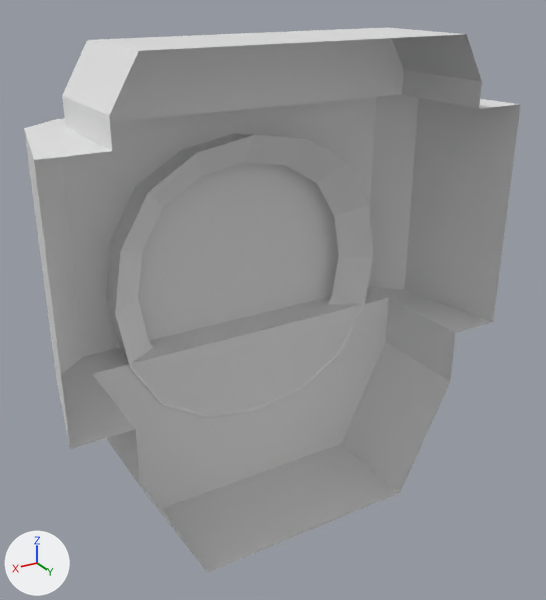
The FBX model Assets/Art/Hero Assets/Assets/SM_Camera.fbx, before and after one commit.
Both versions are drawn from a 50 mm camera at (0.312, 0.453, 0.252) aimed at (-0.015, -0.091, -0.02). Every picture has the same lights, and +X, +Y and +Z are marked at lower left. The picture after the commit comes second. Where no turn or scale is listed for an object, it has been applied to the vertices.

Objects in the first picture: 'Camera'.
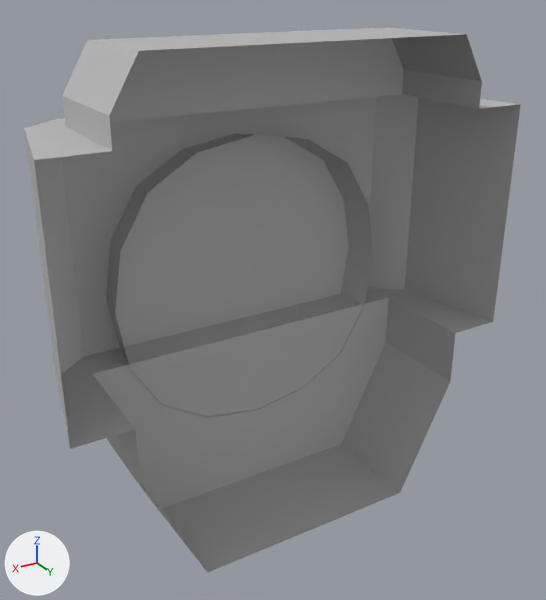
The newer file is also rescaled (x2.0) as a whole; pictures and numbers use the older file's frame.

The edits, one by one:
Material 'lambert1' (mat_lambert1) is new.
Its base color is (0.5, 0.5, 0.5) (grey #bcbcbc).
me_mesh is used by ob_camera; location (0.0, 0.0, 0.0).
me_mesh had 141 vertices, 125 faces and spanned x -0.204..0.204, y -0.22..0.0, z -0.21..0.21.
me_mesh now has 125 vertices, 109 faces and spans x -0.204..0.204, y -0.22..0.0, z -0.21..0.21.
Part 1, on me_mesh:
16 vertices are removed from x -0.105..0.105, y -0.115, z -0.107..0.103.
16 faces are deleted.
me_mesh part 2: 109 faces spanning x -0.204..0.204, y -0.22..0.0, z -0.21..0.21 switch from mat_openpbr_shader1 (white #e7e7e7) to mat_lambert1 (grey #bcbcbc).

Location of each change, [x1, y1, x2, y2] in pixels of the pictures (546 x 600 px):
part 1 of me_mesh, deleted
    before: [115, 135, 373, 417]
part 2 of me_mesh, recoloured (white to grey)
    both: [24, 27, 521, 572]
